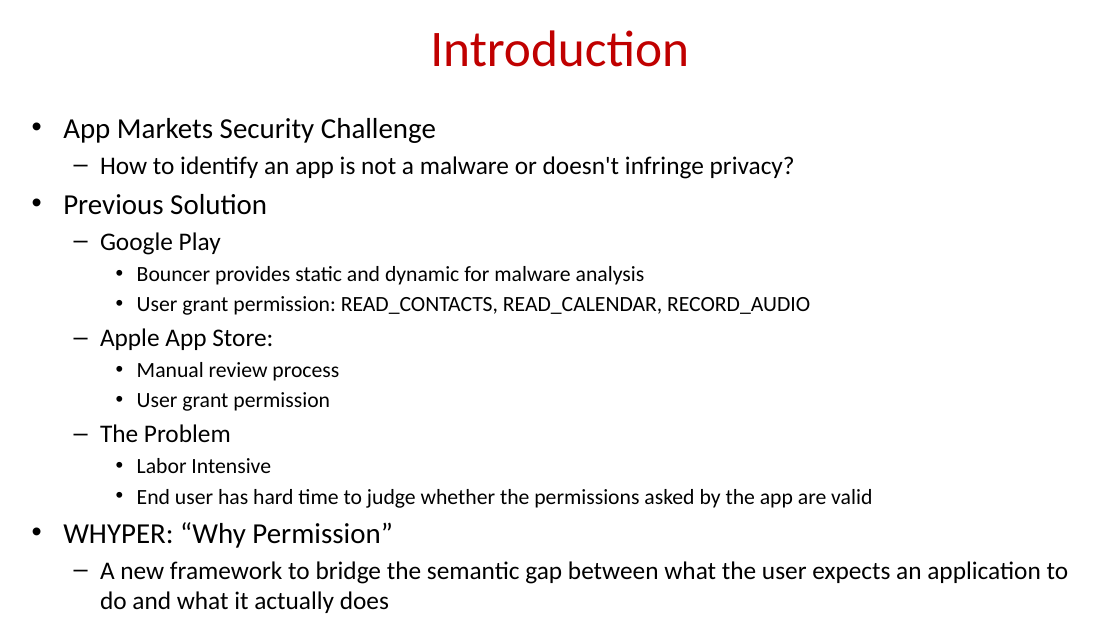
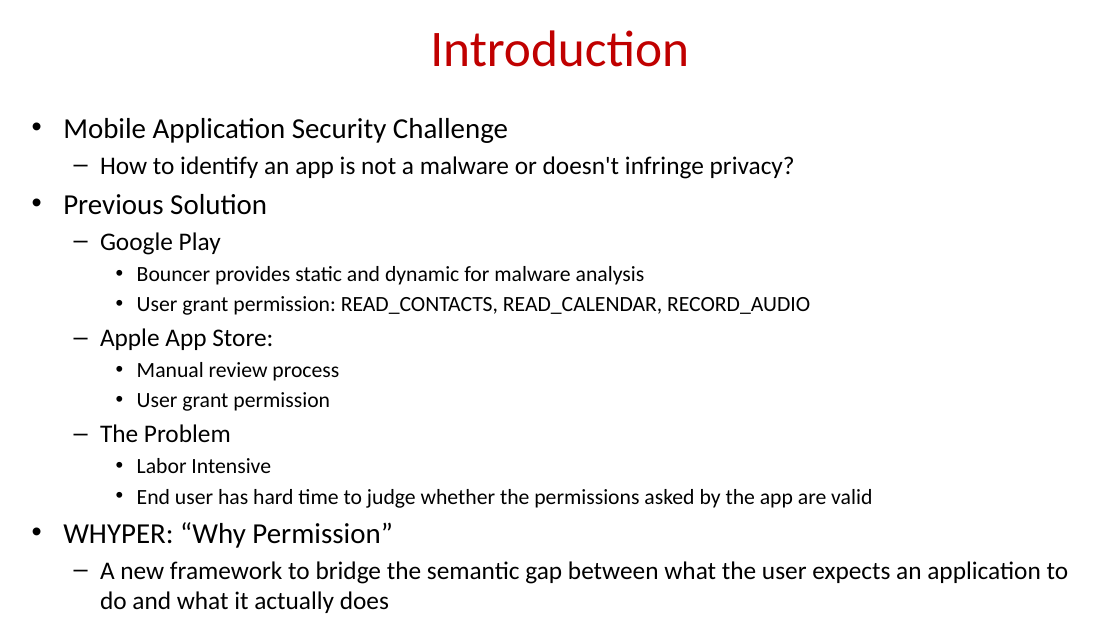
Before and after one commit to geesimon/cs598_dm_cap, a slide deck: slide 2 of papers/cs598dm-presentation-WHYPER Towards Automating Risk Assessment of Mobile Applications.pdf.pptx. Drawn at 1120x630 pixels with LibreOffice and Linux fonts; fonts in the diff are those of the drawing; background and template pictures are left out. Boxes give left, top, right and bottom in pixels: in the first picture for what was removed or moved away, otherwise in the second. Text is boxed around its words. In the diff, an @@ line names an element or a change of style, - is before the commit and + after.

```diff
--- a/papers/cs598dm-presentation-WHYPER Towards Automating Risk Assessment of Mobile Applications.pdf.pptx
+++ b/papers/cs598dm-presentation-WHYPER Towards Automating Risk Assessment of Mobile Applications.pdf.pptx
@@ text at bbox=[63, 118, 508, 143]: text changed @@
-• App Markets Security Challenge
+• Mobile Application Security Challenge
```
Also in this commit, not shown: 1 other slide changed, 1 other file.
